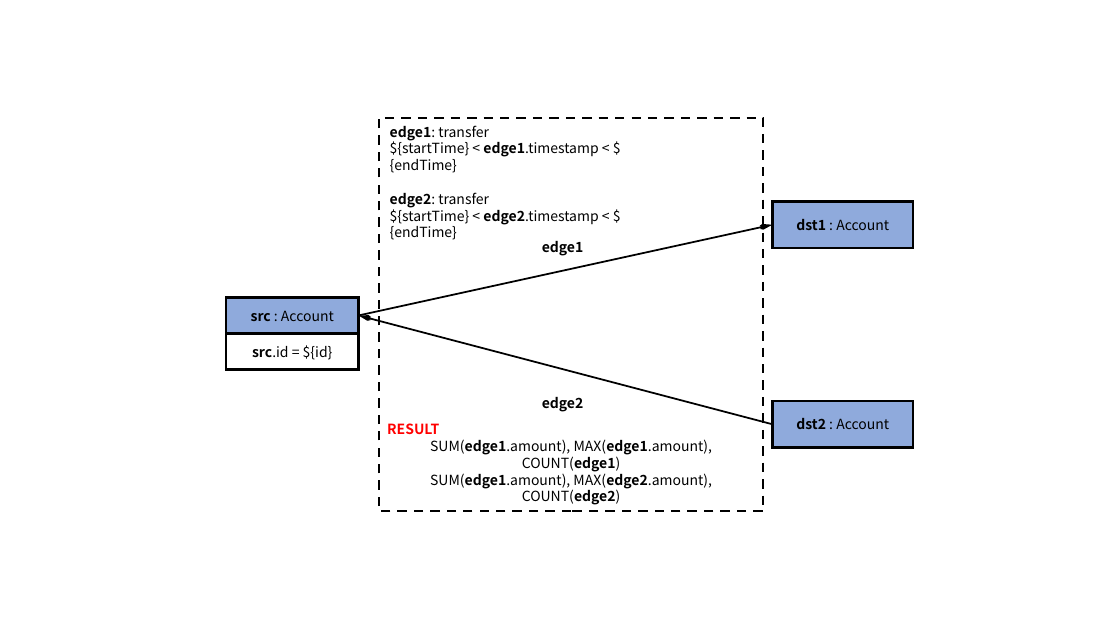
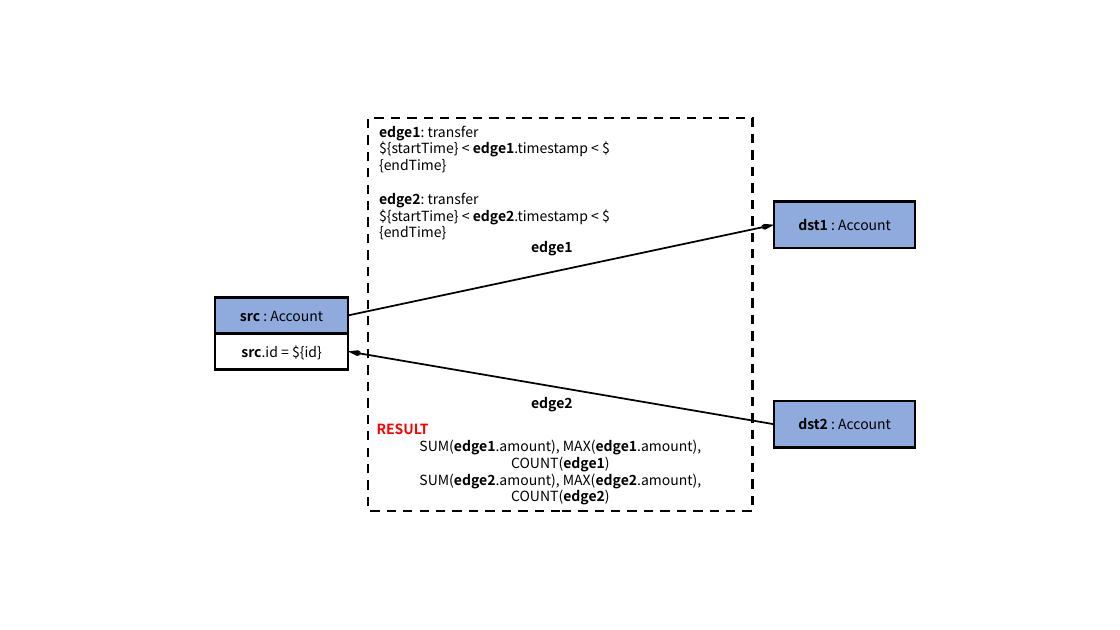
Before and after one commit to ldbc/ldbc_finbench_docs, a slide deck: slide 2 of patterns/transaction-simple-read.pptx. Drawn at 1120x630 pixels with LibreOffice and Linux fonts; fonts in the diff are those of the drawing. Boxes give left, top, right and bottom in pixels: in the first picture for what was removed or moved away, otherwise in the second. Text is boxed around its words. In the diff, an @@ line names an element or a change of style, - is before the commit and + after.

```diff
--- a/patterns/transaction-simple-read.pptx
+++ b/patterns/transaction-simple-read.pptx
@@ 3 rectangles, 3 texts: place and size @@
-3 rectangles, 3 texts at [226, 118, 764, 511]
+3 rectangles, 3 texts at [215, 118, 753, 511]
@@ arrow moved from (359, 316) - (773, 225) to (348, 316) - (775, 225) @@
@@ arrow moved from (773, 424) - (359, 316) to (775, 424) - (348, 351) @@
@@ text in rectangle at [419, 471, 702, 505]: text changed @@
-SUM(edge1.amount), MAX(edge2.amount), COUNT(edge2)
+SUM(edge2.amount), MAX(edge2.amount), COUNT(edge2)
```
Also in this commit, not shown: 4 other slides changed, 43 other files.
